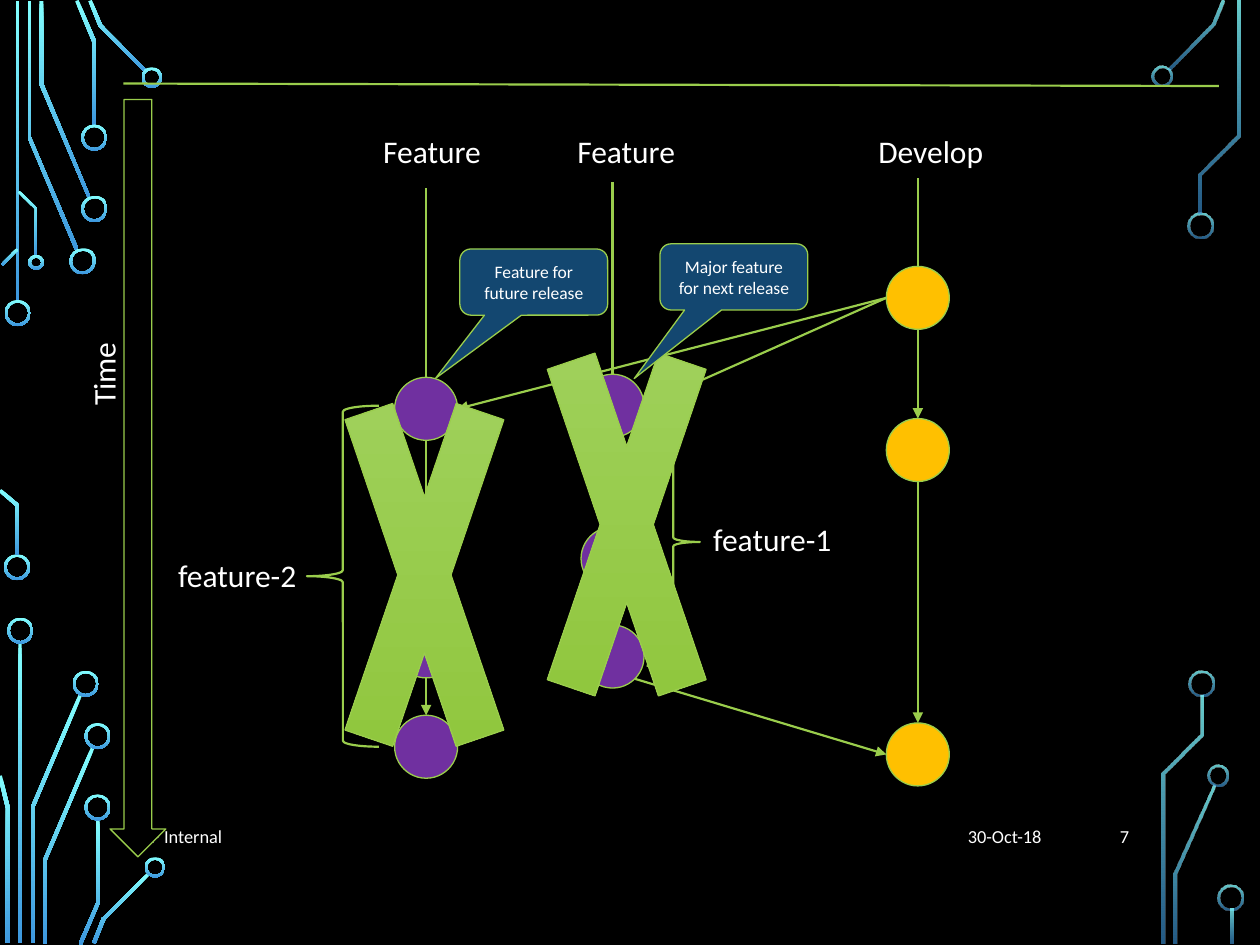
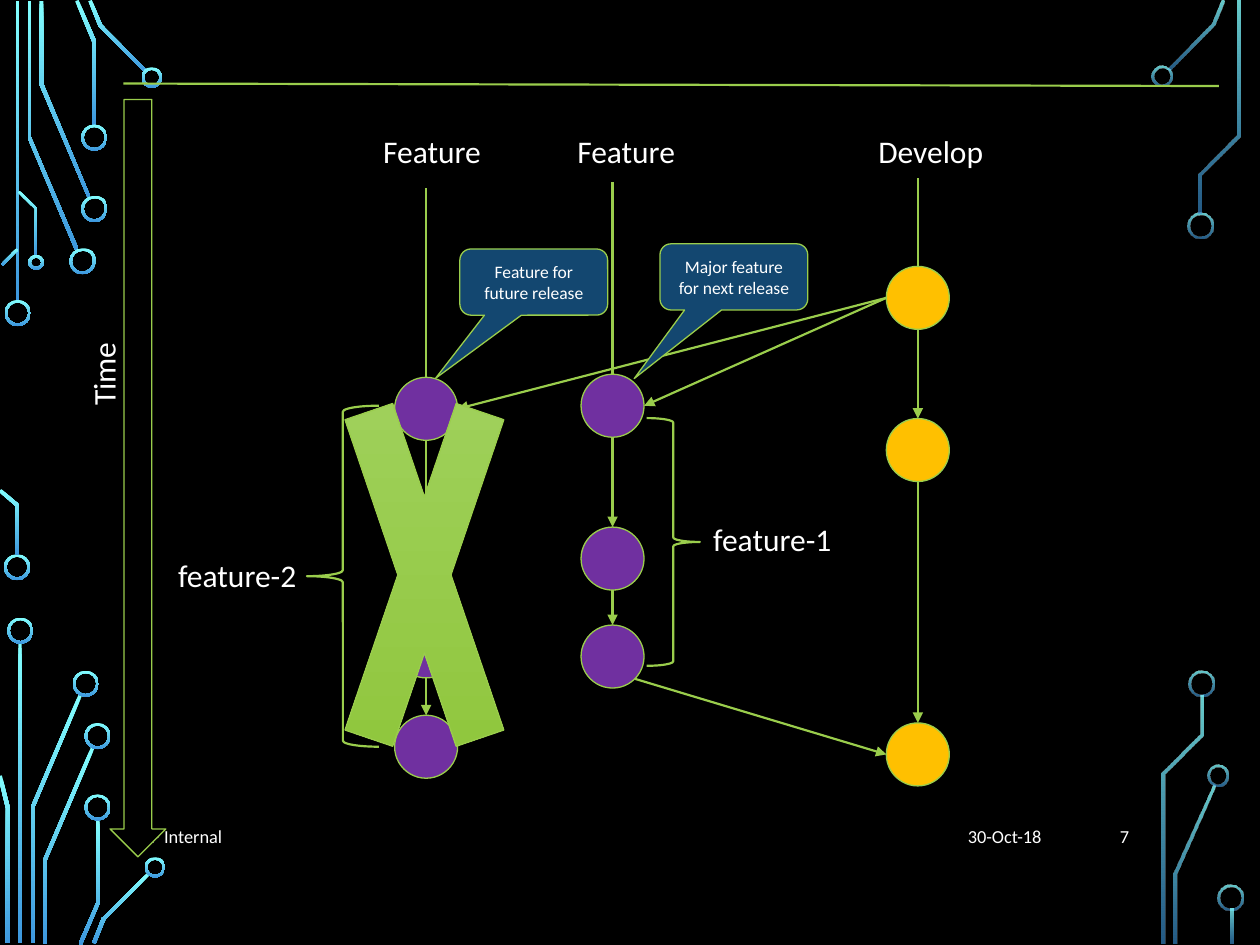
Before and after one commit to liyuan6006/GitStrategies, a slide deck: slide 7 of Branching.pptx. Drawn at 1260x945 pixels with LibreOffice and Linux fonts; fonts in the diff are those of the drawing; background and template pictures are left out. Boxes give left, top, right and bottom in pixels: in the first picture for what was removed or moved away, otherwise in the second. Text is boxed around its words. In the diff, an @@ line names an element or a change of style, - is before the commit and + after.

```diff
--- a/Branching.pptx
+++ b/Branching.pptx
@@ cross removed at [520,210,735,839] @@
```
Also in this commit, not shown: 6 other slides changed.
